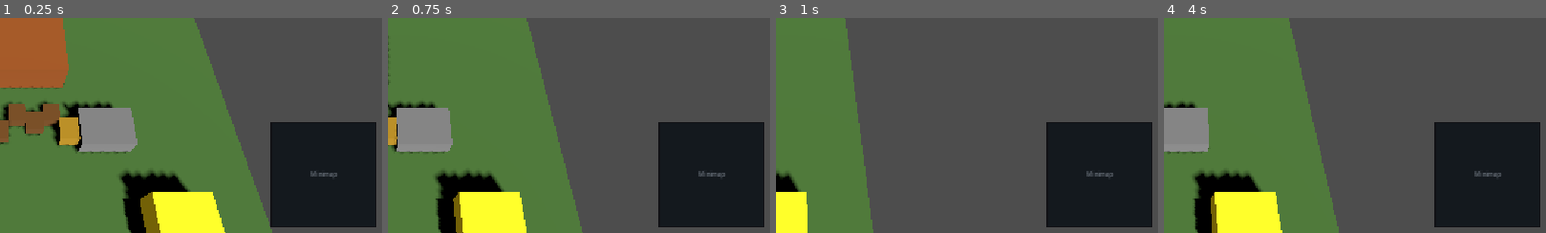
Above: before the commit, frames 1-4 (left to right).
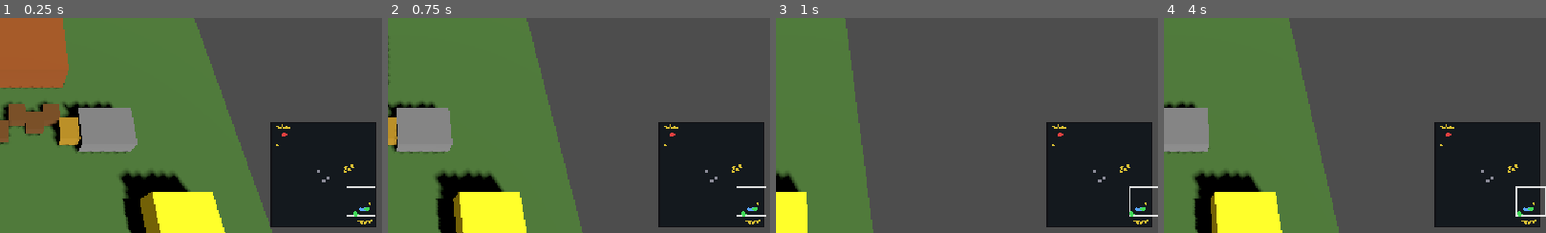
Above: after the commit, the same moments.

Repository: nplvkntx/endless-battle
Game: Godot game, scene res://scenes/main.tscn
The game is run twice, just before and just after one commit, with the same random seed, the same clock (stepped at 60 frames per second) and the same inputs.
Inputs (mouse positions are % of the whole screen's width and height, from its top left):
- Up to frame 1 (0.25 s): no input
- Up to frame 2 (0.75 s): tap Enter at 0.5 s; move the mouse to (72, 45) at 0.52 s; hold Right (ui_right) from 0.53 s (still down); tap B at 0.6 s; click (72, 45) at 0.67 s
- Up to frame 3 (1 s): keep holding Right (ui_right)
- Up to frame 4 (4 s): release Right (ui_right) at 1.25 s; drag from (30, 55) to (45, 70) at 1.27 s; tap Space at 2 s; move the mouse to (60, 28) at 2.02 s; hold Right (ui_right) 2.03-2.75 s; tap T at 2.1 s; click (60, 28) at 2.17 s; tap Enter at 2.75 s; drag from (45, 70) to (20, 35) at 2.77 s; move the mouse to (80, 65) at 3.52 s; hold Left (ui_left) from 3.53 s (still down); tap C at 3.6 s; click (80, 65) at 3.67 s
The pictures show only the part of the screen within x 50-100%, y 50-100%; the shares and areas given below are measured in that part.

The runs differ from the first frame. In frame 1, 0.5% of the frame differs, in the area x 72-99%, y 49-96%; in frame 2, 0.5%; in frame 3, 0.5%; in frame 4, 0.6%, in the area x 72-100%, y 49-96%.

Commit message:
Add minimap unit and building dots

Diff:
--- a/scenes/ui/hud.tscn
+++ b/scenes/ui/hud.tscn
@@ -5,6 +5,7 @@
 [ext_resource type="Script" uid="uid://cyivqjvoaqcya" path="res://scripts/ui/command_bar.gd" id="3_command_bar"]
 [ext_resource type="Script" uid="uid://btxpb4kfi7pea" path="res://scripts/ui/selection_info_panel.gd" id="4_selection_info_panel"]
 [ext_resource type="Script" uid="uid://cbvwh14g2aijb" path="res://scripts/ui/build_commands.gd" id="5_build_commands"]
+[ext_resource type="Script" path="res://scripts/ui/minimap.gd" id="6_minimap"]
 
 [sub_resource type="StyleBoxFlat" id="StyleBoxFlat_resource_bar"]
 content_margin_left = 12.0
@@ -667,21 +668,10 @@
 [node name="MarginContainer" type="MarginContainer" parent="MinimapPanel"]
 layout_mode = 2
 
-[node name="MinimapPlaceholder" type="ColorRect" parent="MinimapPanel/MarginContainer"]
+[node name="Minimap" type="Control" parent="MinimapPanel/MarginContainer"]
 layout_mode = 2
 size_flags_horizontal = 3
 size_flags_vertical = 3
-color = Color(0.08, 0.1, 0.12, 1)
-
-[node name="MinimapLabel" type="Label" parent="MinimapPanel/MarginContainer/MinimapPlaceholder"]
-layout_mode = 1
-anchors_preset = 15
-anchor_right = 1.0
-anchor_bottom = 1.0
-grow_horizontal = 2
-grow_vertical = 2
-theme_override_colors/font_color = Color(0.45, 0.48, 0.52, 1)
-theme_override_font_sizes/font_size = 9
-text = "Minimap"
-horizontal_alignment = 1
-vertical_alignment = 1
+mouse_filter = 2
+script = ExtResource("6_minimap")
+camera_path = NodePath("../../../../../Camera3D")
--- /dev/null
+++ b/scripts/ui/minimap.gd
@@ -0,0 +1,210 @@
+extends Control
+
+## Draws world entities and the camera view on the HUD minimap.
+
+const ENEMY_TEAM_ID: int = 1
+
+const FACTION_SKIP: int = -1
+const FACTION_PLAYER: int = 0
+const FACTION_ENEMY: int = 1
+const FACTION_NEUTRAL: int = 2
+
+const COLOR_BACKGROUND := Color(0.08, 0.1, 0.12, 1.0)
+const COLOR_BORDER := Color(0.22, 0.24, 0.28, 1.0)
+const COLOR_PLAYER_UNIT := Color(0.35, 0.65, 1.0, 1.0)
+const COLOR_PLAYER_BUILDING := Color(0.25, 0.85, 0.35, 1.0)
+const COLOR_ENEMY := Color(0.9, 0.25, 0.25, 1.0)
+const COLOR_NEUTRAL_RESOURCE := Color(0.85, 0.75, 0.2, 1.0)
+const COLOR_NEUTRAL_CREEP := Color(0.55, 0.55, 0.6, 1.0)
+const COLOR_CAMERA_RECT := Color(1.0, 1.0, 1.0, 0.85)
+
+@export var world_min_x: float = -50.0
+@export var world_max_x: float = 50.0
+@export var world_min_z: float = -50.0
+@export var world_max_z: float = 50.0
+@export var camera_path: NodePath
+@export var update_interval: float = 0.1
+
+var _camera: Camera3D
+var _dots: Array[Dictionary] = []
+var _camera_rect: Rect2 = Rect2()
+var _has_camera_rect: bool = false
+var _update_timer: float = 0.0
+
+
+func _ready() -> void:
+	mouse_filter = MOUSE_FILTER_IGNORE
+	resized.connect(_on_resized)
+	_camera = _resolve_camera()
+	_refresh_entities()
+	queue_redraw()
+
+
+func _process(delta: float) -> void:
+	_update_timer += delta
+	if _update_timer < update_interval:
+		return
+
+	_update_timer = 0.0
+	_refresh_entities()
+	queue_redraw()
+
+
+func _on_resized() -> void:
+	_refresh_entities()
+	queue_redraw()
+
+
+func _draw() -> void:
+	draw_rect(Rect2(Vector2.ZERO, size), COLOR_BACKGROUND)
+	draw_rect(Rect2(Vector2.ZERO, size), COLOR_BORDER, false, 1.0)
+
+	if _has_camera_rect:
+		draw_rect(_camera_rect, COLOR_CAMERA_RECT, false, 1.0)
+
+	for dot: Dictionary in _dots:
+		draw_circle(dot.pos, dot.radius, dot.color)
+
+
+func _resolve_camera() -> Camera3D:
+	if not camera_path.is_empty():
+		var path_camera: Camera3D = get_node_or_null(camera_path) as Camera3D
+		if path_camera != null:
+			return path_camera
+
+	return get_viewport().get_camera_3d()
+
+
+func _refresh_entities() -> void:
+	_dots.clear()
+	_has_camera_rect = false
+
+	var tree: SceneTree = get_tree()
+	if tree == null:
+		return
+
+	var seen: Dictionary = {}
+	_collect_group_dots(tree, &"units", seen)
+	_collect_group_dots(tree, &"buildings", seen)
+	_collect_group_dots(tree, &"enemy_command_center", seen)
+	_collect_resource_dots(tree, seen)
+	_update_camera_rect()
+
+
+func _collect_group_dots(tree: SceneTree, group_name: StringName, seen: Dictionary) -> void:
+	for node: Node in tree.get_nodes_in_group(group_name):
+		_add_entity_dot(node, seen)
+
+
+func _collect_resource_dots(tree: SceneTree, seen: Dictionary) -> void:
+	for node: Node in tree.get_nodes_in_group(&"resource_nodes"):
+		if not _mark_seen(node, seen):
+			continue
+		if not node is Node3D:
+			continue
+
+		var node_3d: Node3D = node as Node3D
+		_dots.append(
+			{
+				"pos": _world_to_minimap(node_3d.global_position.x, node_3d.global_position.z),
+				"radius": 2.0,
+				"color": COLOR_NEUTRAL_RESOURCE,
+			}
+		)
+
+
+func _add_entity_dot(node: Node, seen: Dictionary) -> void:
+	if not _mark_seen(node, seen):
+		return
+	if not node is Node3D:
+		return
+
+	var faction: int = _classify_entity(node)
+	if faction == FACTION_SKIP:
+		return
+
+	var is_building: bool = node is Building
+	var node_3d: Node3D = node as Node3D
+	var color: Color = _color_for_faction(faction, node, is_building)
+	var radius: float = 3.5 if is_building else 2.5
+
+	_dots.append(
+		{
+			"pos": _world_to_minimap(node_3d.global_position.x, node_3d.global_position.z),
+			"radius": radius,
+			"color": color,
+		}
+	)
+
+
+func _mark_seen(node: Node, seen: Dictionary) -> bool:
+	if not is_instance_valid(node) or node.is_queued_for_deletion():
+		return false
+
+	var instance_id: int = node.get_instance_id()
+	if seen.has(instance_id):
+		return false
+
+	seen[instance_id] = true
+	return true
+
+
+func _classify_entity(node: Node) -> int:
+	if node.is_in_group(&"resource_nodes"):
+		return FACTION_NEUTRAL
+
+	if node.is_in_group(&"neutral_creeps"):
+		return FACTION_NEUTRAL
+
+	if node.is_in_group(&"enemies") or node.is_in_group(&"enemy_command_center"):
+		return FACTION_ENEMY
+
+	if node is Unit and (node as Unit).team_id >= ENEMY_TEAM_ID:
+		return FACTION_ENEMY
+
+	if node is Building and (node as Building).team_id >= ENEMY_TEAM_ID:
+		return FACTION_ENEMY
+
+	if node is Unit or node is Building:
+		return FACTION_PLAYER
+
+	return FACTION_SKIP
+
+
+func _color_for_faction(faction: int, node: Node, is_building: bool) -> Color:
+	match faction:
+		FACTION_ENEMY:
+			return COLOR_ENEMY
+		FACTION_NEUTRAL:
+			if node.is_in_group(&"neutral_creeps"):
+				return COLOR_NEUTRAL_CREEP
+			return COLOR_NEUTRAL_RESOURCE
+		_:
+			return COLOR_PLAYER_BUILDING if is_building else COLOR_PLAYER_UNIT
+
+
+func _update_camera_rect() -> void:
+	_camera = _resolve_camera()
+	if _camera == null:
+		return
+
+	var cam_pos: Vector3 = _camera.global_position
+	var half_extent: float = cam_pos.y * tan(deg_to_rad(_camera.fov * 0.5)) * 1.1
+	var world_min := Vector2(cam_pos.x - half_extent, cam_pos.z - half_extent)
+	var world_max := Vector2(cam_pos.x + half_extent, cam_pos.z + half_extent)
+
+	var top_left: Vector2 = _world_to_minimap(world_min.x, world_min.y)
+	var bottom_right: Vector2 = _world_to_minimap(world_max.x, world_max.y)
+	_camera_rect = Rect2(top_left, bottom_right - top_left)
+	_has_camera_rect = true
+
+
+func _world_to_minimap(world_x: float, world_z: float) -> Vector2:
+	var span_x: float = world_max_x - world_min_x
+	var span_z: float = world_max_z - world_min_z
+	if span_x <= 0.0 or span_z <= 0.0:
+		return Vector2.ZERO
+
+	var normalized_x: float = (world_x - world_min_x) / span_x
+	var normalized_z: float = (world_z - world_min_z) / span_z
+	return Vector2(normalized_x * size.x, (1.0 - normalized_z) * size.y)
Not shown, added: scripts/ui/minimap.gd.uid
